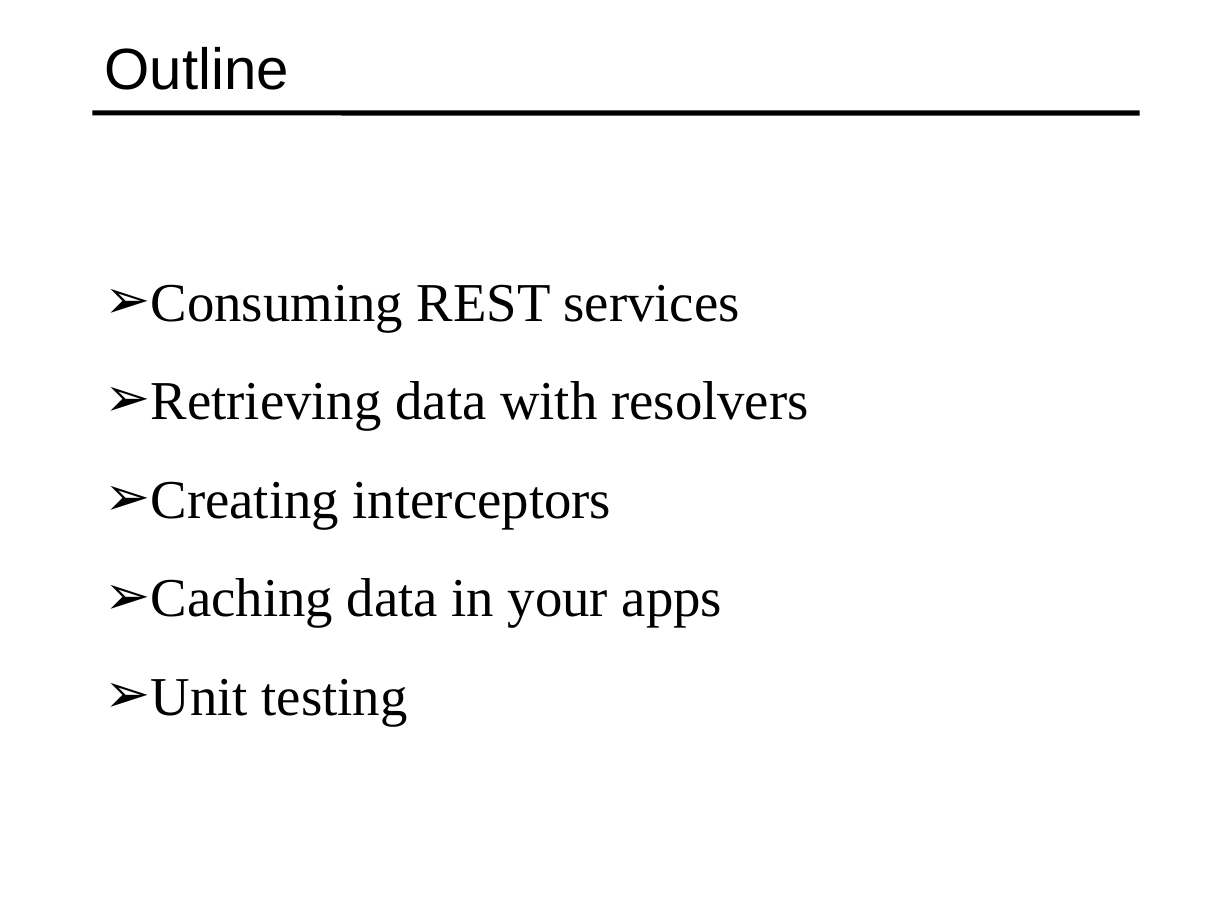
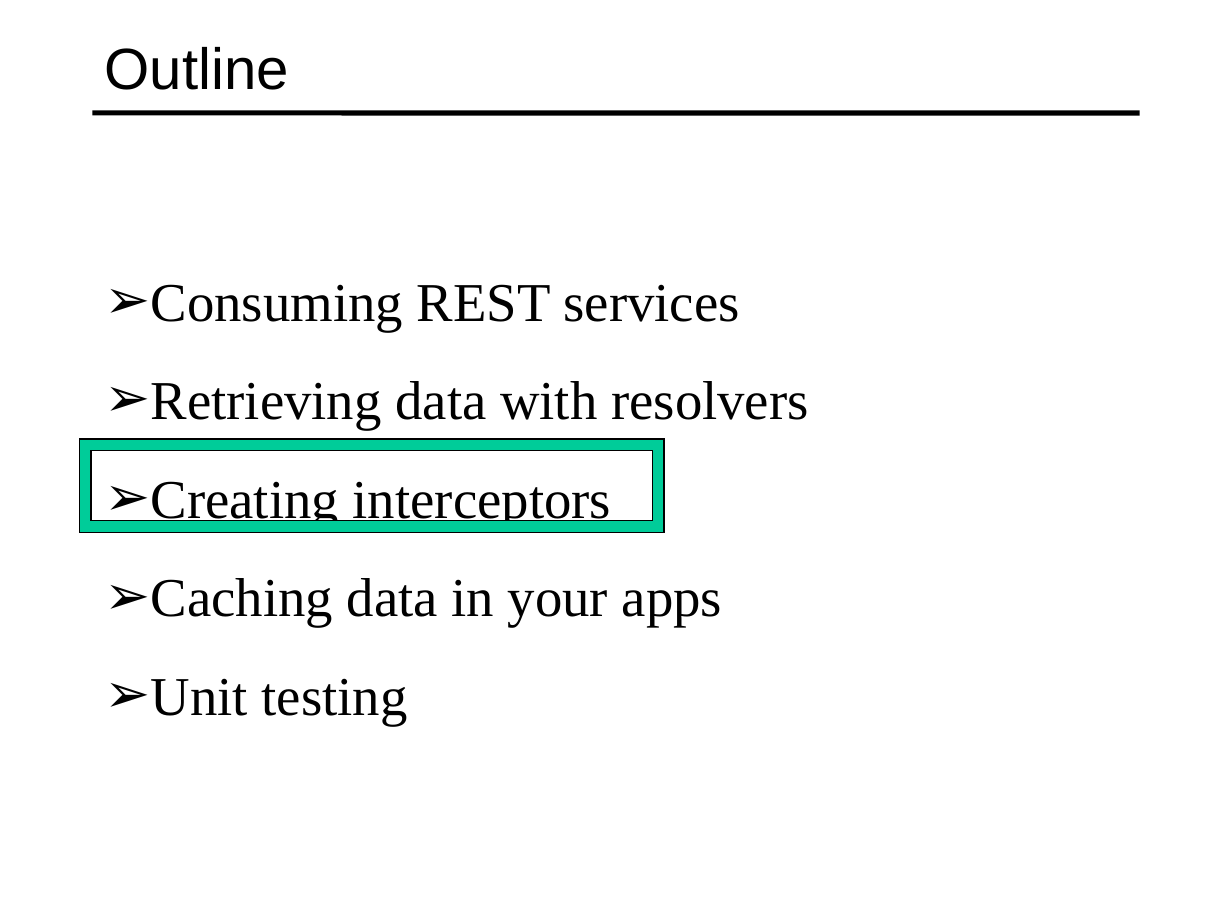
Before and after one commit to specter01wj/Jago_Link_Training, a slide deck: slide 2 of Angular/Angular12/Deep Dive/Angular HTTP Communication/3_Creating_Interceptors/L3_Creating_Interceptors.ppt. Drawn at 1232x924 pixels with LibreOffice and Linux fonts; fonts in the diff are those of the drawing. Boxes give left, top, right and bottom in pixels: in the first picture for what was removed or moved away, otherwise in the second. Text is boxed around its words. In the diff, an @@ line names an element or a change of style, - is before the commit and + after.

```diff
--- a/Angular/Angular12/Deep Dive/Angular HTTP Communication/3_Creating_Interceptors/L3_Creating_Interceptors.ppt
+++ b/Angular/Angular12/Deep Dive/Angular HTTP Communication/3_Creating_Interceptors/L3_Creating_Interceptors.ppt
@@ freeform shape added at [79,439,664,532], fill #00CC99, outline #000000 0.74 pt @@
```
Also in this commit, not shown: 1 other slide changed, 4 slides added, 4 slides removed, 2 other files.
